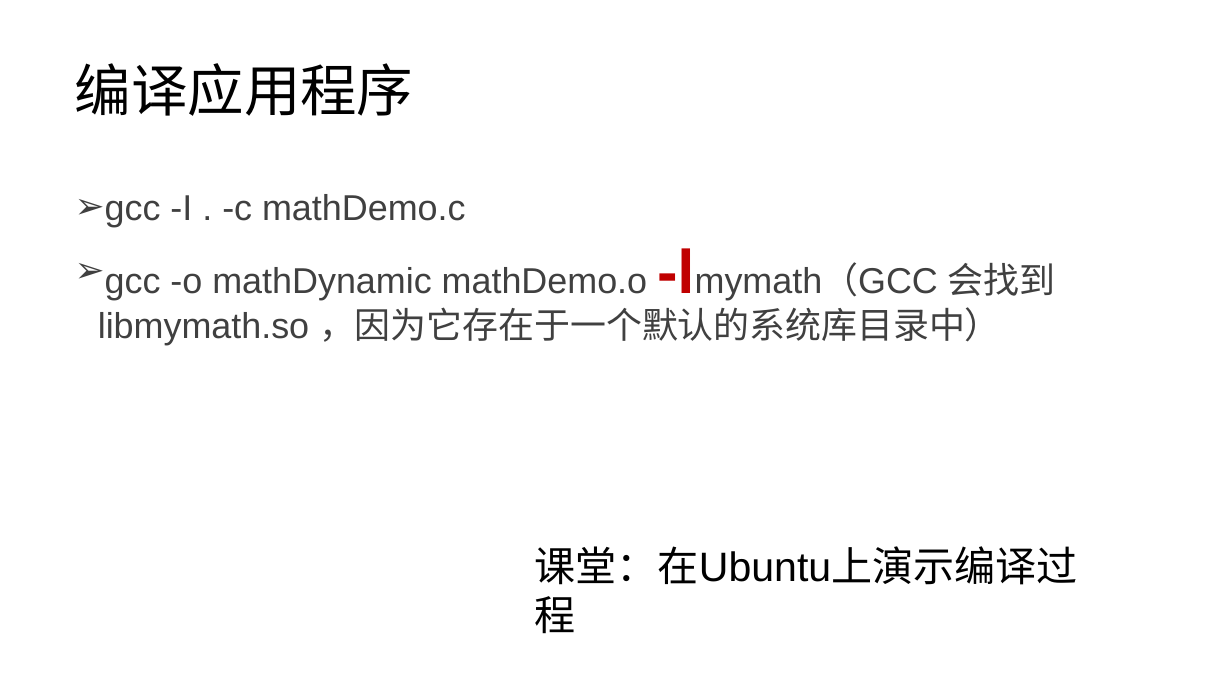
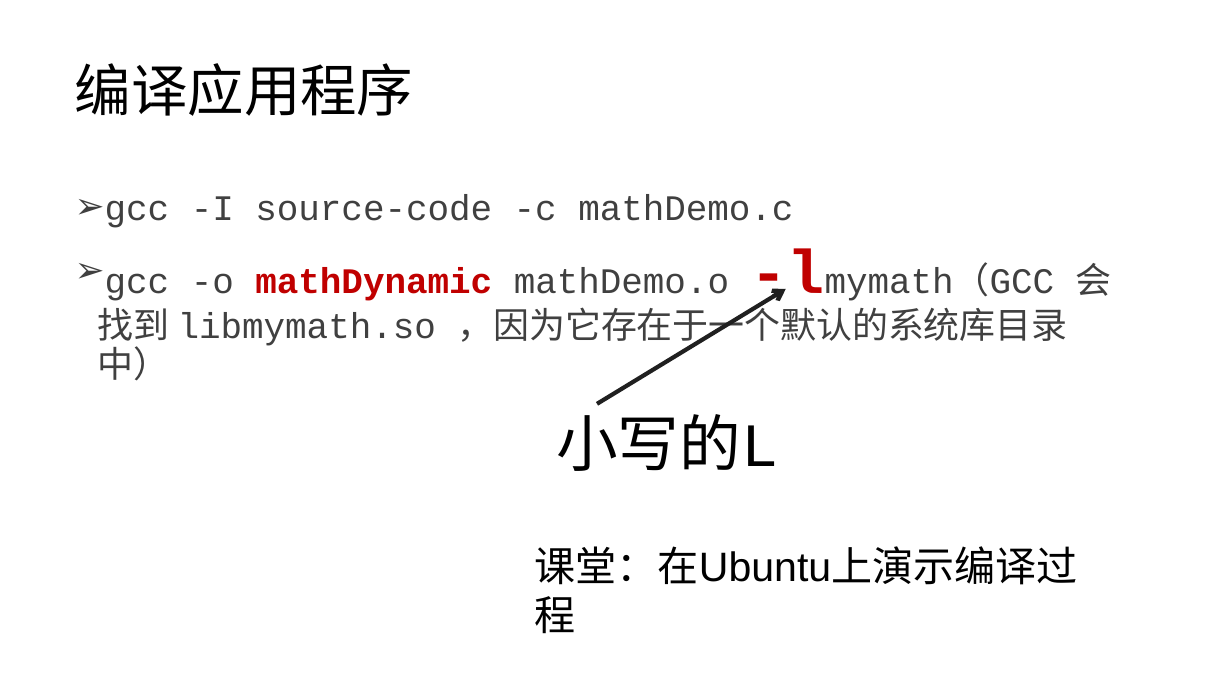
Before and after one commit to lezhang-thu/c-programming, a slide deck: slide 38 of 数据结构+算法/2022秋季-计算机基础与程序设计-数据结构-算法.pptx (slide 37 before the commit). Drawn at 1232x693 pixels with LibreOffice and Linux fonts; fonts in the diff are those of the drawing. Boxes give left, top, right and bottom in pixels: in the first picture for what was removed or moved away, otherwise in the second. Text is boxed around its words. In the diff, an @@ line names an element or a change of style, - is before the commit and + after.

```diff
--- a/数据结构+算法/2022秋季-计算机基础与程序设计-数据结构-算法.pptx
+++ b/数据结构+算法/2022秋季-计算机基础与程序设计-数据结构-算法.pptx
@@ text at <box>105,194,793,228</box>: text changed; font Arial to Courier New @@
-➢ gcc -I . -c mathDemo.c
+➢ gcc -I source-code -c mathDemo.c
@@ text at <box>98,263,1112,381</box>: font Arial to Courier New in "gcc -o mathDynamic mathDemo.o -lmymath（GCC 会找到 libmymath.so ..."; text colour #404040 to #C00000, bold on in "mathDynamic" @@
@@ arrow added from (597, 404) to (786, 289), #202020 3.25 pt @@
@@ text added at <box>556,403,778,471</box>, 48 pt, text #000000 @@
+小写的L
```
Also in this commit, not shown: 9 other slides changed, 1 slide added, 6 other files.
